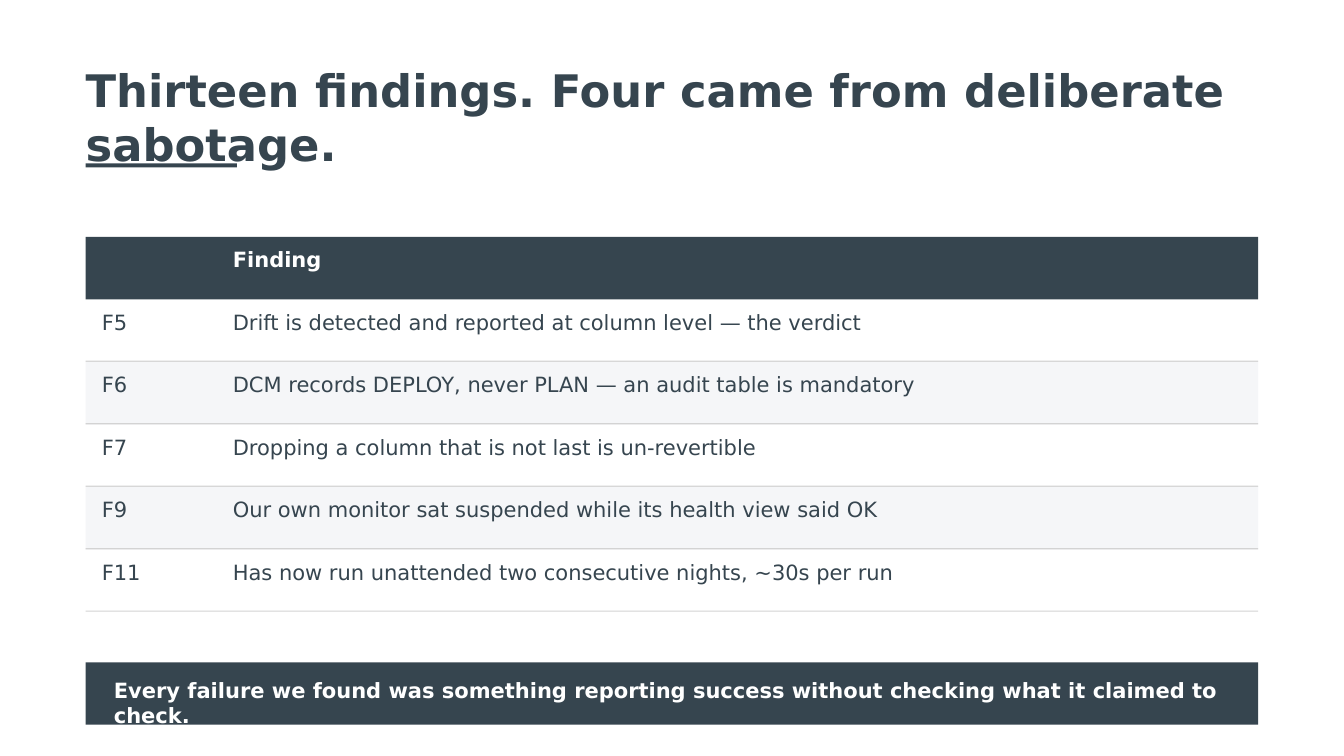
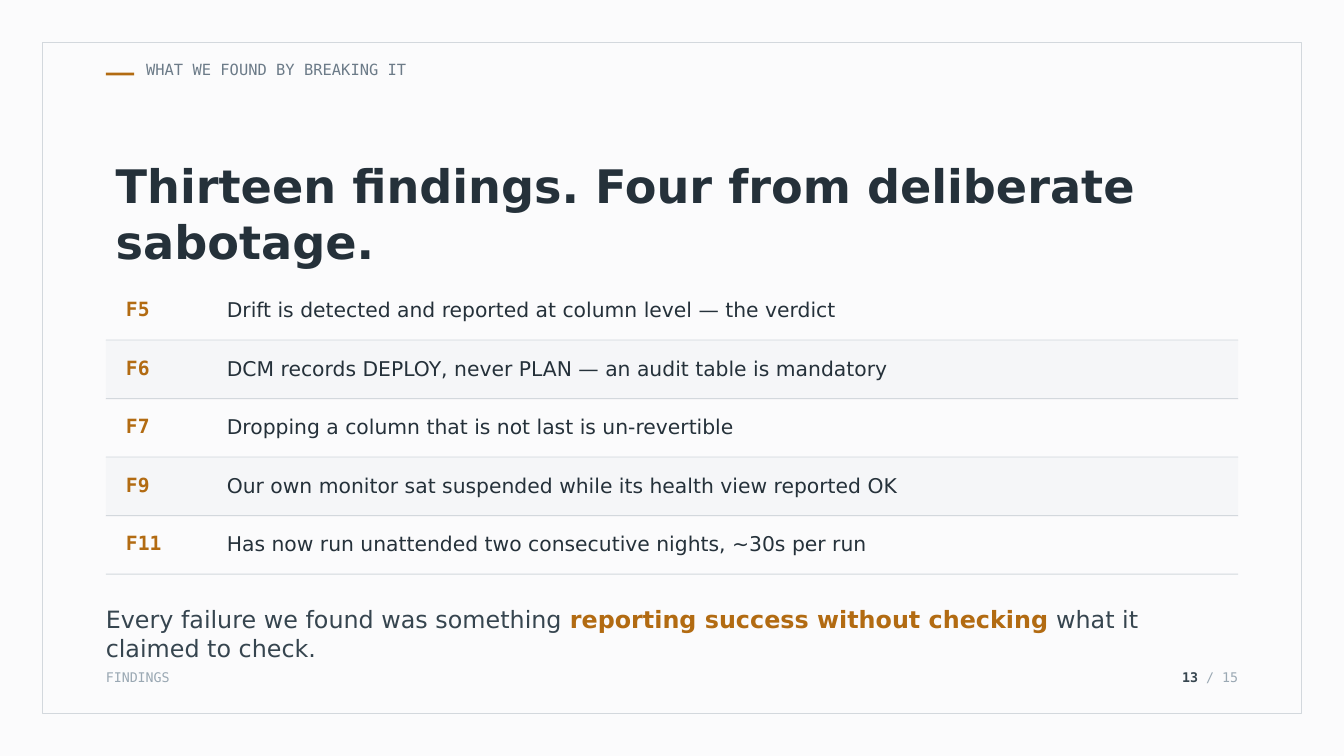
Before and after one commit to Codefordataengg/DMC_PBI, a slide deck: slide 13 of docs/DCM_Presentation.pptx (slide 16 before the commit). Drawn at 1344x756 pixels with LibreOffice and Linux fonts; fonts in the diff are those of the drawing. Boxes give left, top, right and bottom in pixels: in the first picture for what was removed or moved away, otherwise in the second. Text is boxed around its words. In the diff, an @@ line names an element or a change of style, - is before the commit and + after.

```diff
--- a/docs/DCM_Presentation.pptx
+++ b/docs/DCM_Presentation.pptx
@@ background #FFFFFF to #FBFBFC @@
@@ rectangle added at (x1=42, y1=42, x2=1302, y2=714), outline #D3D8DD 1 pt @@
@@ rectangle added at (x1=106, y1=73, x2=134, y2=76), fill #B26B12 @@
@@ text added at (x1=146, y1=63, x2=407, y2=75), 11 pt, text #6C7B88 @@
+WHAT WE FOUND BY BREAKING IT
@@ rectangle removed at (x1=86, y1=163, x2=237, y2=167) @@
@@ text at (x1=116, y1=168, x2=1135, y2=269): text changed; size 32 to 33 pt; text colour #36454F to #25313A @@
-Thirteen findings. Four came from deliberate sabotage.
+Thirteen findings. Four from deliberate sabotage.
@@ rectangle removed at (x1=86, y1=237, x2=1258, y2=299) @@
@@ text removed at (x1=233, y1=251, x2=322, y2=272) @@
-Finding
@@ text "F5" moved from (x1=102, y1=314, x2=127, y2=331) to (x1=126, y1=301, x2=150, y2=317) @@
@@ text "Drift is detected and reported ..." moved from (x1=233, y1=314, x2=860, y2=335) to (x1=227, y1=301, x2=835, y2=322) @@
@@ rectangle resized from (x1=86, y1=362, x2=1258, y2=424) to (x1=106, y1=341, x2=1238, y2=399) @@
@@ rectangle resized from (x1=86, y1=361, x2=1258, y2=362) to (x1=106, y1=340, x2=1238, y2=341) @@
@@ text "F6" moved from (x1=102, y1=376, x2=127, y2=393) to (x1=126, y1=360, x2=150, y2=376) @@
@@ text "DCM records DEPLOY, never PLAN ..." moved from (x1=233, y1=376, x2=915, y2=397) to (x1=227, y1=360, x2=887, y2=381) @@
@@ rectangle resized from (x1=86, y1=423, x2=1258, y2=424) to (x1=106, y1=398, x2=1238, y2=399) @@
@@ text "F7" moved from (x1=102, y1=439, x2=127, y2=455) to (x1=126, y1=418, x2=150, y2=433) @@
@@ text "Dropping a column that is ..." moved from (x1=233, y1=439, x2=756, y2=460) to (x1=227, y1=418, x2=733, y2=439) @@
@@ rectangle resized from (x1=86, y1=487, x2=1258, y2=549) to (x1=106, y1=458, x2=1238, y2=516) @@
@@ rectangle resized from (x1=86, y1=486, x2=1258, y2=487) to (x1=106, y1=457, x2=1238, y2=458) @@
@@ text "F9" moved from (x1=102, y1=501, x2=127, y2=518) to (x1=126, y1=477, x2=150, y2=493) @@
@@ text at (x1=227, y1=477, x2=897, y2=498): text changed; size 15 to 14.5 pt; text colour #36454F to #25313A @@
-Our own monitor sat suspended while its health view said OK
+Our own monitor sat suspended while its health view reported OK
@@ fill #D3D3D3 to #D3D8DD in 5 elements at (x1=106, y1=340, x2=1238, y2=341), (x1=106, y1=398, x2=1238, y2=399), (x1=106, y1=574, x2=1238, y2=575), (x1=106, y1=457, x2=1238, y2=458), (x1=106, y1=515, x2=1238, y2=516) @@
@@ rectangle resized from (x1=86, y1=611, x2=1258, y2=612) to (x1=106, y1=515, x2=1238, y2=516) @@
@@ size 15 to 14 pt, font DejaVu Sans to DejaVu Sans Mono, text colour #36454F to #B26B12, bold on; more space between paragraphs in 5 elements at (x1=126, y1=301, x2=150, y2=317), (x1=126, y1=360, x2=150, y2=376), (x1=126, y1=418, x2=150, y2=433), (x1=126, y1=477, x2=150, y2=493), (x1=126, y1=535, x2=161, y2=550) @@
@@ text "F11" moved from (x1=102, y1=564, x2=141, y2=580) to (x1=126, y1=535, x2=161, y2=550) @@
@@ size 15 to 14.5 pt, text colour #36454F to #25313A; more space between paragraphs in 4 elements at (x1=227, y1=301, x2=835, y2=322), (x1=227, y1=360, x2=887, y2=381), (x1=227, y1=418, x2=733, y2=439), (x1=227, y1=535, x2=866, y2=556) @@
@@ text "Has now run unattended two ..." moved from (x1=233, y1=564, x2=893, y2=585) to (x1=227, y1=535, x2=866, y2=556) @@
@@ rectangle resized from (x1=86, y1=548, x2=1258, y2=549) to (x1=106, y1=574, x2=1238, y2=575) @@
@@ text "Every failure we found was ..." moved from (x1=114, y1=682, x2=1216, y2=728) to (x1=106, y1=610, x2=1138, y2=658) @@
@@ text "Every failure we found was ..." at (x1=106, y1=610, x2=1138, y2=658): size 15 to 17 pt; text colour #FFFFFF to #36454F, bold off in "Every failure we found was something what ..."; text colour #FFFFFF to #B26B12 in "reporting success without checking"; more space between paragraphs @@
@@ rectangle removed at (x1=86, y1=662, x2=1258, y2=725) @@
@@ text added at (x1=106, y1=672, x2=170, y2=682), 9.5 pt, text #9AA8B3 @@
+FINDINGS
@@ text added at (x1=1182, y1=672, x2=1238, y2=682), 9.5 pt, text #9AA8B3 @@
+13 / 15
```
Also in this commit, not shown: 8 other slides changed, 6 slides added, 9 slides removed, 4 other files.
